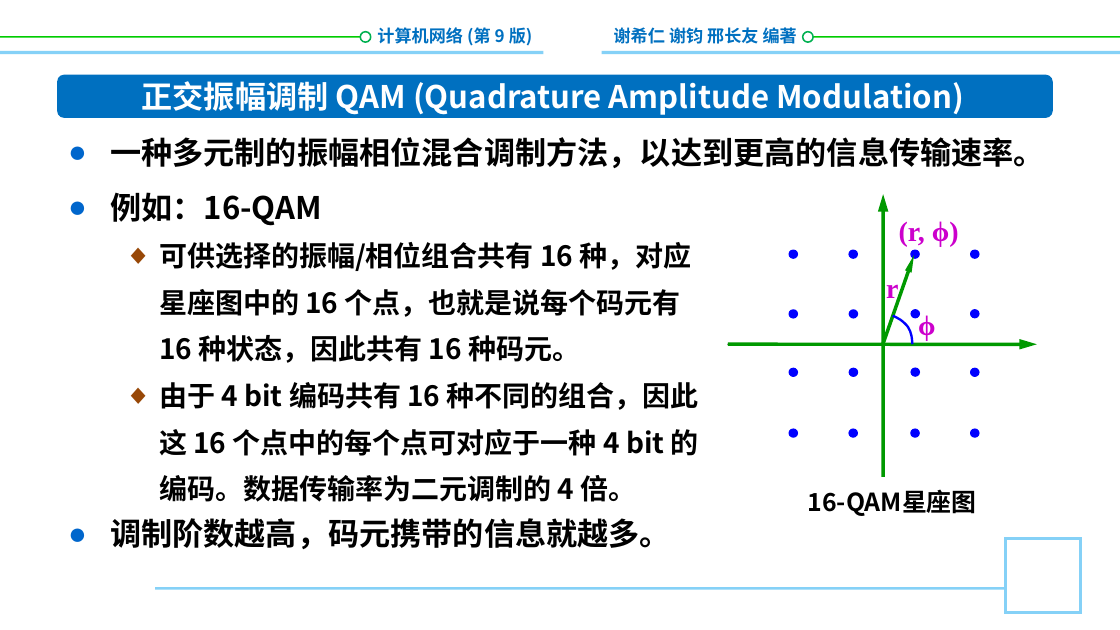
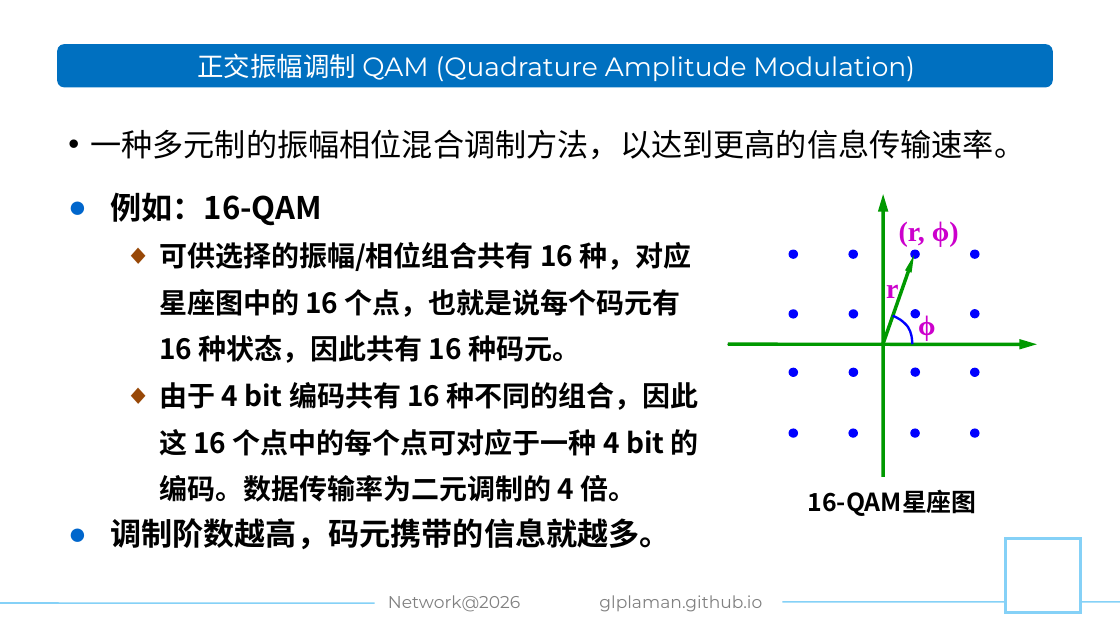
Before and after one commit to glplaman/glplaman.github.io, a slide deck: slide 16 of network/ppt/52785PPT课件/第2章.pptx. Drawn at 1120x630 pixels with LibreOffice and Linux fonts; fonts in the diff are those of the drawing; background and template pictures are left out. Boxes give left, top, right and bottom in pixels: in the first picture for what was removed or moved away, otherwise in the second. Text is boxed around its words. In the diff, an @@ line names an element or a change of style, - is before the commit and + after.

Commit message:
network

```diff
--- a/network/ppt/52785PPT课件/第2章.pptx
+++ b/network/ppt/52785PPT课件/第2章.pptx
@@ text removed at bbox=[377, 27, 533, 46] @@
-计算机网络 (第 9 版)
@@ rectangle removed at bbox=[543, 16, 601, 73] @@
@@ text removed at bbox=[614, 25, 797, 48] @@
-谢希仁 谢钧 邢长友 编著
@@ line removed from (0, 37) to (363, 37) @@
@@ line removed from (0, 53) to (1120, 53) @@
@@ rounded rectangle: place and size @@
-rounded rectangle at bbox=[57, 75, 1053, 119]
+rounded rectangle at bbox=[57, 44, 1053, 87]
@@ text "正交振幅调制 QAM (Quadrature Amplitude Modulation)": place and size @@
-text "正交振幅调制 QAM (Quadrature Amplitude Modulation)" at bbox=[142, 81, 963, 115]
+text "正交振幅调制 QAM (Quadrature Amplitude Modulation)" at bbox=[197, 53, 915, 81]
@@ text "正交振幅调制 QAM (Quadrature Amplitude Modulation)" at bbox=[197, 53, 915, 81]: size 20 to 17 pt, font Noto Sans CJK SC to Montserrat, bold off @@
@@ ellipse removed at bbox=[361, 31, 371, 41] @@
@@ ellipse removed at bbox=[803, 31, 813, 41] @@
@@ line removed from (805, 37) to (1120, 37) @@
@@ text "一种多元制的振幅相位混合调制方法，以达到更高的信息传输速率。": place and size @@
-text "一种多元制的振幅相位混合调制方法，以达到更高的信息传输速率。" at bbox=[110, 137, 1045, 168]
+text "一种多元制的振幅相位混合调制方法，以达到更高的信息传输速率。" at bbox=[90, 129, 1025, 159]
@@ text "一种多元制的振幅相位混合调制方法，以达到更高的信息传输速率。" at bbox=[90, 129, 1025, 159]: font Noto Sans CJK SC to Montserrat, bold off; bullet ● to • @@
@@ line removed from (156, 588) to (1006, 588) @@
@@ text added at bbox=[388, 595, 520, 612], 11 pt, text #808080 @@
+Network@2026
@@ text added at bbox=[599, 595, 762, 612], 11 pt, text #808080 @@
+glplaman.github.io
@@ line added from (0, 603) to (396, 603), #85D1F7 1 pt @@
@@ line added from (724, 601) to (1120, 601), #85D1F7 1 pt @@
```
Also in this commit, not shown: 76 other slides changed, 8 other files.
